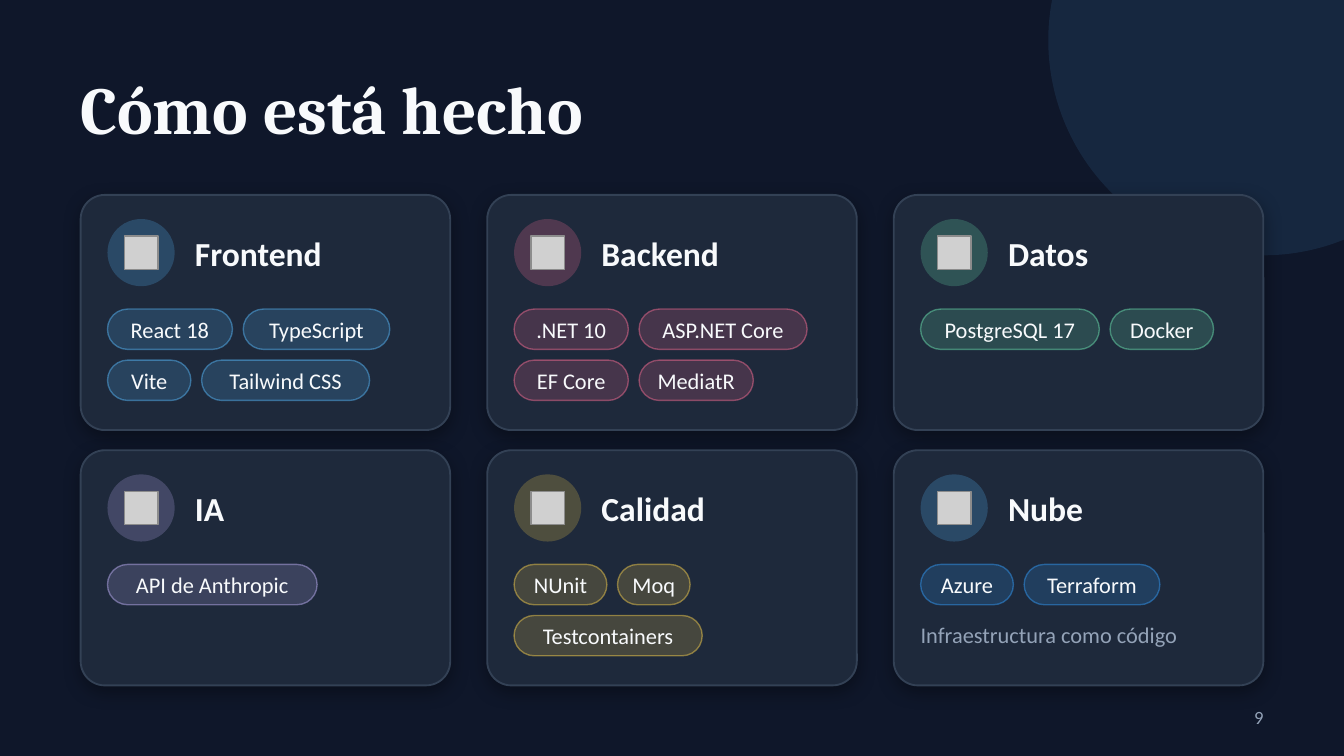
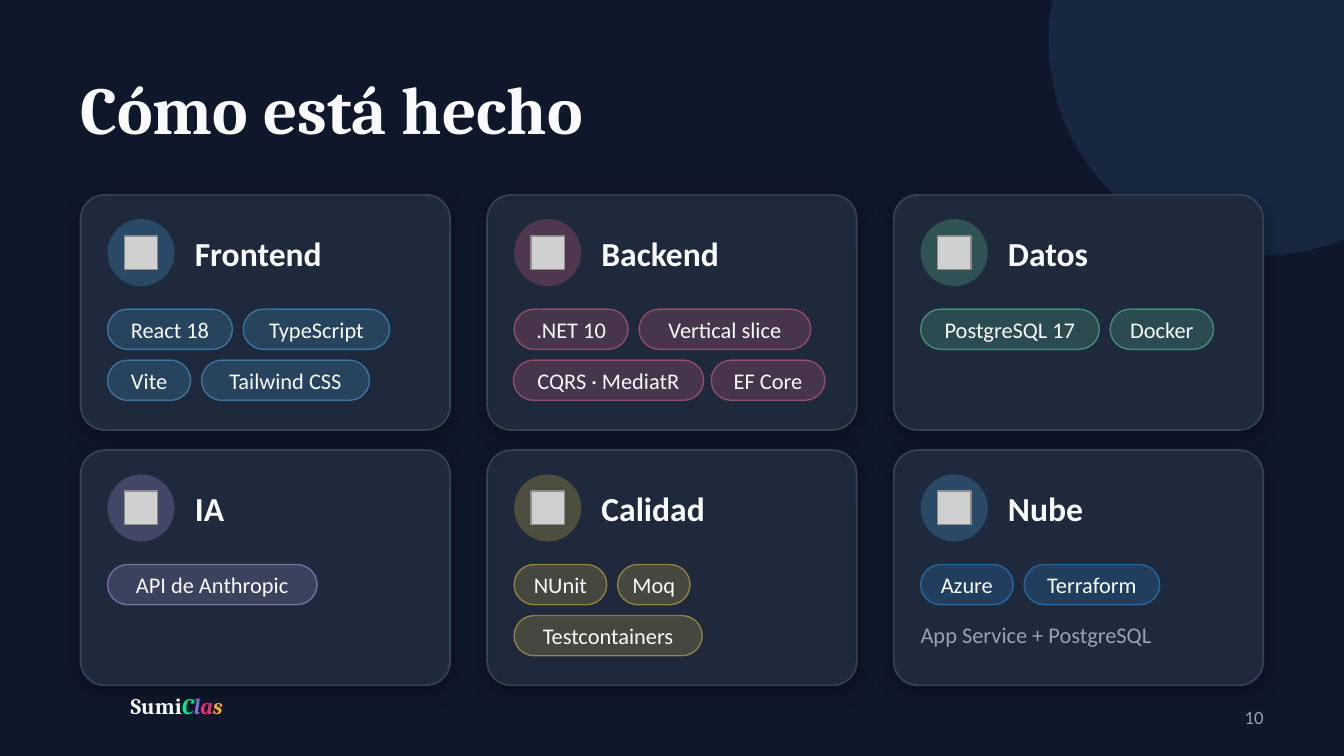
Before and after one commit to An4Fdez/SumiClas, a slide deck: slide 10 of docs/presentacion/SumiClas-presentacion.pptx (slide 9 before the commit). Drawn at 1344x756 pixels with LibreOffice and Linux fonts; fonts in the diff are those of the drawing; grey boxes stand for pictures; background and template pictures are left out. Boxes give left, top, right and bottom in pixels: in the first picture for what was removed or moved away, otherwise in the second. Text is boxed around its words. In the diff, an @@ line names an element or a change of style, - is before the commit and + after.

Commit message:
Presentacion actualizada: logo nuevo y su nombre con las letras de colores, funcionalidades hechas al dia (reclamaciones de objetos perdidos, perfil, edicion por el autor), tecnologia y arquitectura actuales, lo que viene separado de lo hecho y capturas nuevas del panel, avisos, calendario y deberes con el logo actual

```diff
--- a/docs/presentacion/SumiClas-presentacion.pptx
+++ b/docs/presentacion/SumiClas-presentacion.pptx
@@ rounded rectangle "Vertical slice": place and size @@
-rounded rectangle "Vertical slice" at [638,309,806,349]
+rounded rectangle "Vertical slice" at [640,309,812,349]
@@ text in rounded rectangle at [668,322,782,338]: text changed @@
-ASP.NET Core
+Vertical slice
@@ rounded rectangle "CQRS · MediatR": place and size @@
-rounded rectangle "CQRS · MediatR" at [638,360,753,401]
+rounded rectangle "CQRS · MediatR" at [513,360,704,401]
@@ text in rounded rectangle at [537,373,679,392]: text changed @@
-MediatR
+CQRS · MediatR
@@ rounded rectangle "EF Core": place and size @@
-rounded rectangle "EF Core" at [515,360,629,401]
+rounded rectangle "EF Core" at [711,360,825,401]
@@ text at [921,628,1151,647]: text changed @@
-Infraestructura como código
+App Service + PostgreSQL
@@ text added at [131,698,223,715], 12 pt, text #F8FAFC, bold @@
+SumiClas
@@ page number at [1245,712,1264,724]: text changed @@
-9
+10
```
Also in this commit, not shown: 12 other slides changed, 1 slide added.
